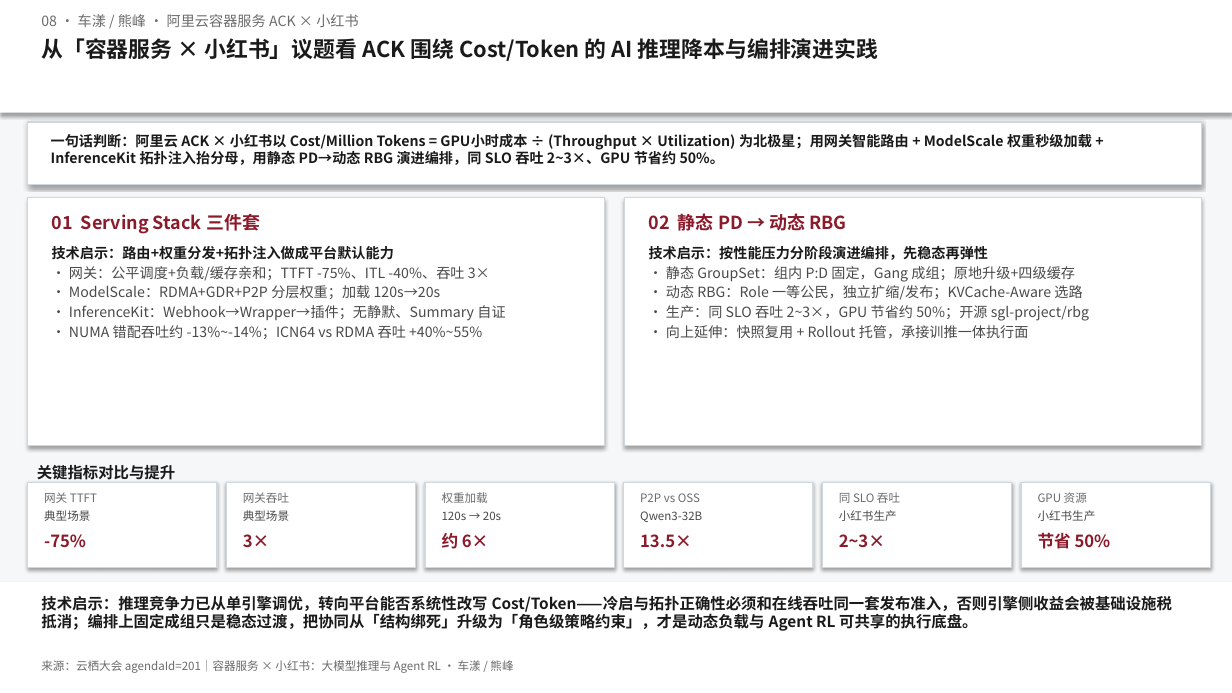
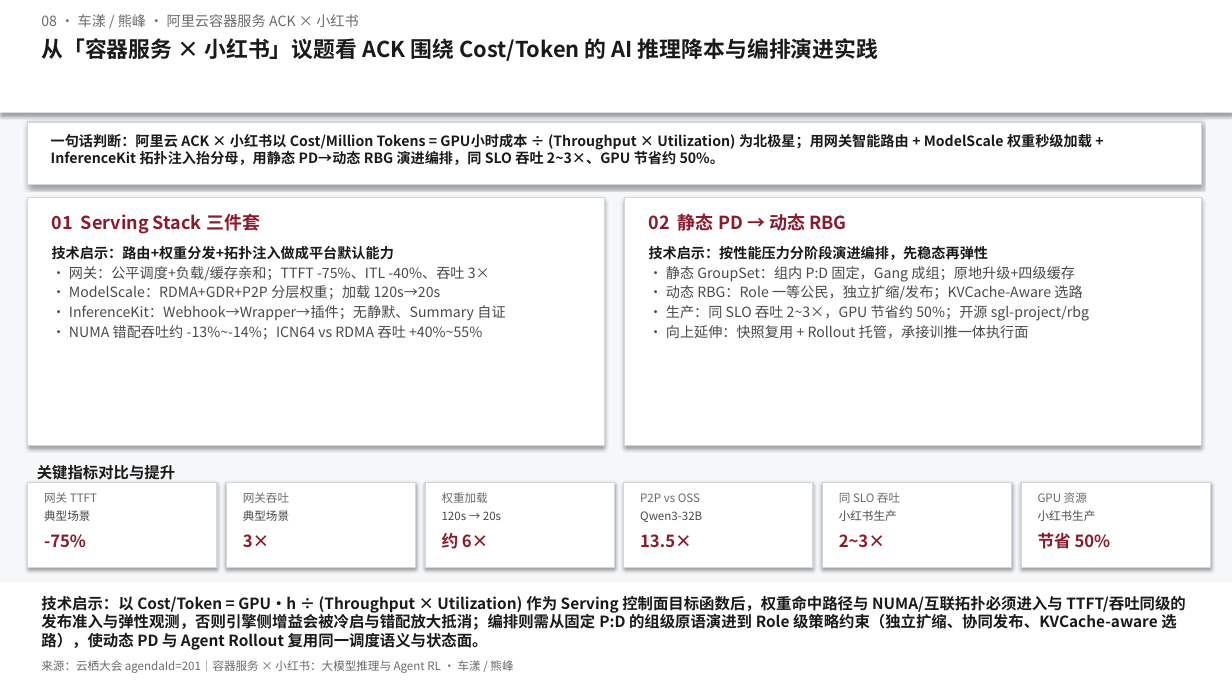
Before and after one commit to Annie-Summer/Kthena, a slide deck: slide 1 of yunqi-2026-agenda-201/docs/洞察一页-08-容器服务 × 小红书：大模型推理与 Agent RL.pptx. Drawn at 1232x693 pixels with LibreOffice and Linux fonts; fonts in the diff are those of the drawing. Boxes give left, top, right and bottom in pixels: in the first picture for what was removed or moved away, otherwise in the second. Text is boxed around its words. In the diff, an @@ line names an element or a change of style, - is before the commit and + after.

```diff
--- a/yunqi-2026-agenda-201/docs/洞察一页-08-容器服务 × 小红书：大模型推理与 Agent RL.pptx
+++ b/yunqi-2026-agenda-201/docs/洞察一页-08-容器服务 × 小红书：大模型推理与 Agent RL.pptx
@@ text at box(41, 596, 1185, 650): text changed @@
-技术启示：推理竞争力已从单引擎调优，转向平台能否系统性改写 Cost/Token——冷启与拓扑正确性必须和在线吞吐同一套发布准入，否则引擎侧收益会被基础设施税抵消；编排上固定成组只是稳态过渡，把协同从「结构绑死」升级为「角色级策略约束」，才是动态负载与 Agent RL 可共享的执行底盘。
+技术启示：以 Cost/Token = GPU·h ÷ (Throughput × Utilization) 作为 Serving 控制面目标函数后，权重命中路径与 NUMA/互联拓扑必须进入与 TTFT/吞吐同级的发布准入与弹性观测，否则引擎侧增益会被冷启与错配放大抵消；编排则需从固定 P:D 的组级原语演进到 Role 级策略约束（独立扩缩、协同发布、KVCache-aware 选路），使动态 PD 与 Agent Rollout 复用同一调度语义与状态面。
```
Also in this commit, not shown: 1 other file.
